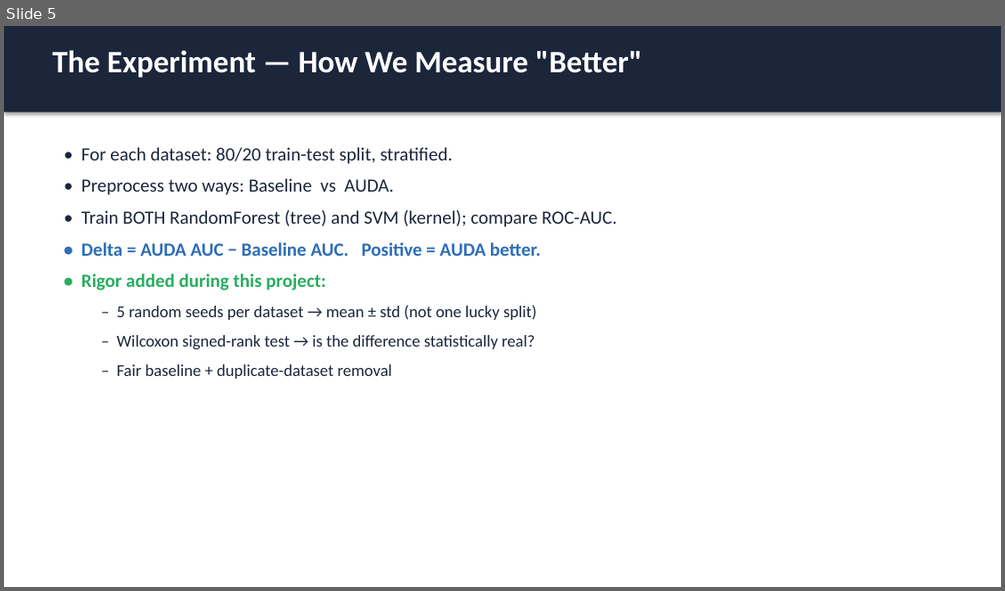
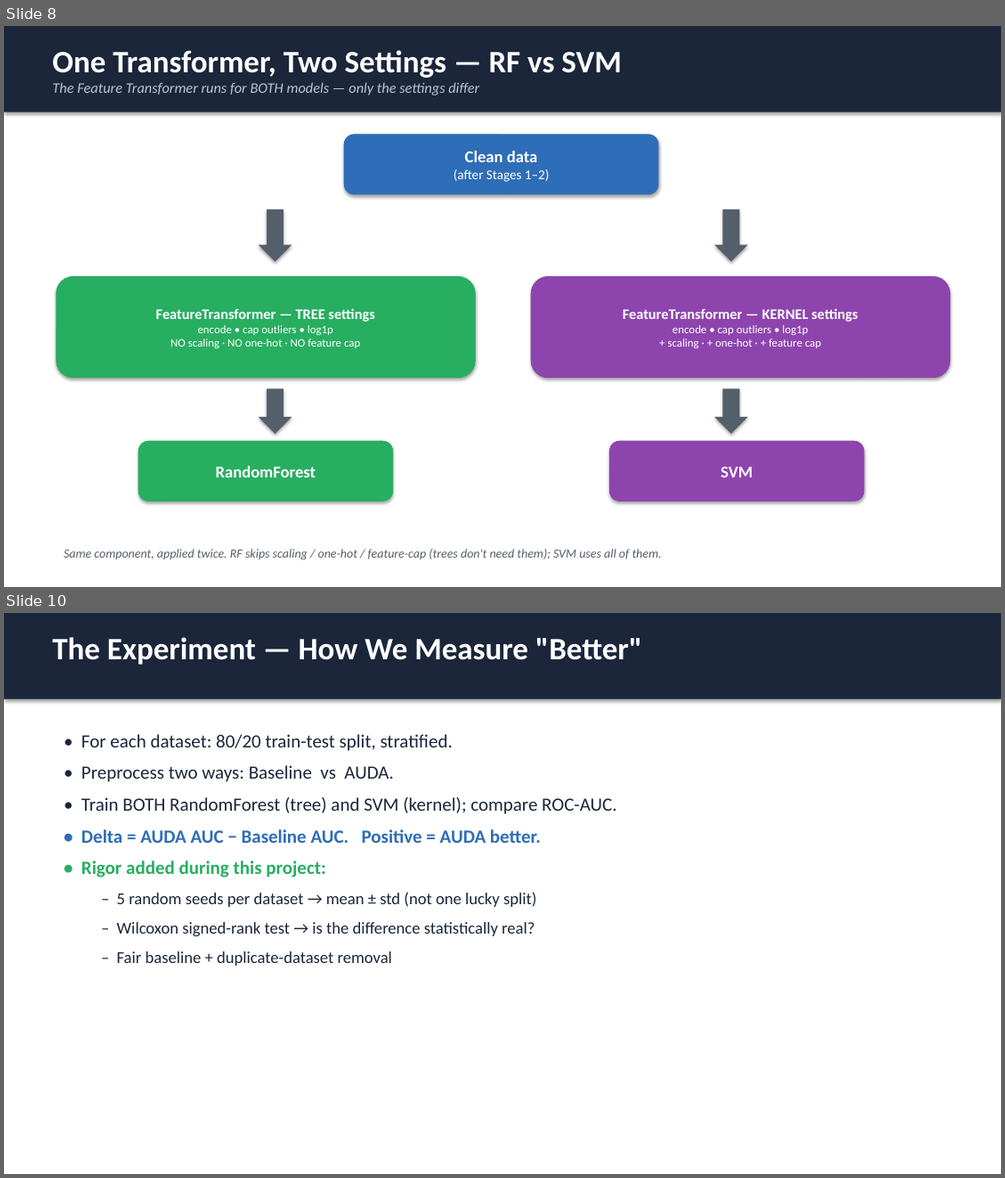
Before and after one commit to Delixx07/auto-eda-agent, a slide deck: AUDA_Project_Presentation.pptx. Shown one above the other, each under a label of ours: slide 5 before the commit, slides 8 and 10 after it; the slides between them are not shown. The pictures are 1005x591 and 1005x1178 pixels, drawn with LibreOffice and Linux fonts; fonts in the diff are those of the drawing. Boxes give left, top, right and bottom in pixels: in the first picture for what was removed or moved away, otherwise in the second. Text is boxed around its words. In the diff, an @@ line names an element or a change of style, - is before the commit and + after.

```diff
--- a/AUDA_Project_Presentation.pptx
+++ b/AUDA_Project_Presentation.pptx
@@ slide 8 added at bbox=[4, 26, 1001, 587], background #FFFFFF @@
@@ rectangle added at bbox=[4, 26, 1001, 112], fill #1B263B @@
@@ text added at bbox=[52, 50, 621, 95], 14 pt, text #B8C6D8, italic @@
+One Transformer, Two Settings — RF vs SVM
+The Feature Transformer runs for BOTH models — only the settings differ
@@ rounded rectangle added at bbox=[344, 135, 658, 194], fill #2E6DB8, outline #2E6DB8 0.75 pt, 13 pt, text #FFFFFF @@
+Clean data
+(after Stages 1–2)
@@ down arrow added at bbox=[259, 209, 291, 262], fill #555F6B @@
@@ down arrow added at bbox=[714, 209, 748, 262], fill #555F6B @@
@@ rounded rectangle added at bbox=[57, 276, 475, 378], fill #27AE60, outline #27AE60 0.75 pt, 11 pt, text #FFFFFF @@
+FeatureTransformer — TREE settings
+encode • cap outliers • log1p
+NO scaling · NO one-hot · NO feature cap
@@ rounded rectangle added at bbox=[531, 276, 950, 378], fill #8E44AD, outline #8E44AD 0.75 pt, 11 pt, text #FFFFFF @@
+FeatureTransformer — KERNEL settings
+encode • cap outliers • log1p
++ scaling · + one-hot · + feature cap
@@ down arrow added at bbox=[259, 389, 291, 434], fill #555F6B @@
@@ down arrow added at bbox=[714, 389, 748, 434], fill #555F6B @@
@@ rounded rectangle added at bbox=[138, 441, 393, 501], fill #27AE60, outline #27AE60 0.75 pt, 16 pt, text #FFFFFF, bold @@
+RandomForest
@@ rounded rectangle added at bbox=[610, 441, 864, 501], fill #8E44AD, outline #8E44AD 0.75 pt, 16 pt, text #FFFFFF, bold @@
+SVM
@@ text added at bbox=[64, 548, 662, 560], 12 pt, text #555F6B, italic @@
+Same component, applied twice. RF skips scaling / one-hot / feature-cap (trees don't need them); SVM uses all of them.
@@ what was slide 5 is now slide 10 @@
```
Also in this commit, not shown: 3 slides changed, 4 other slides added, 2 other files.
